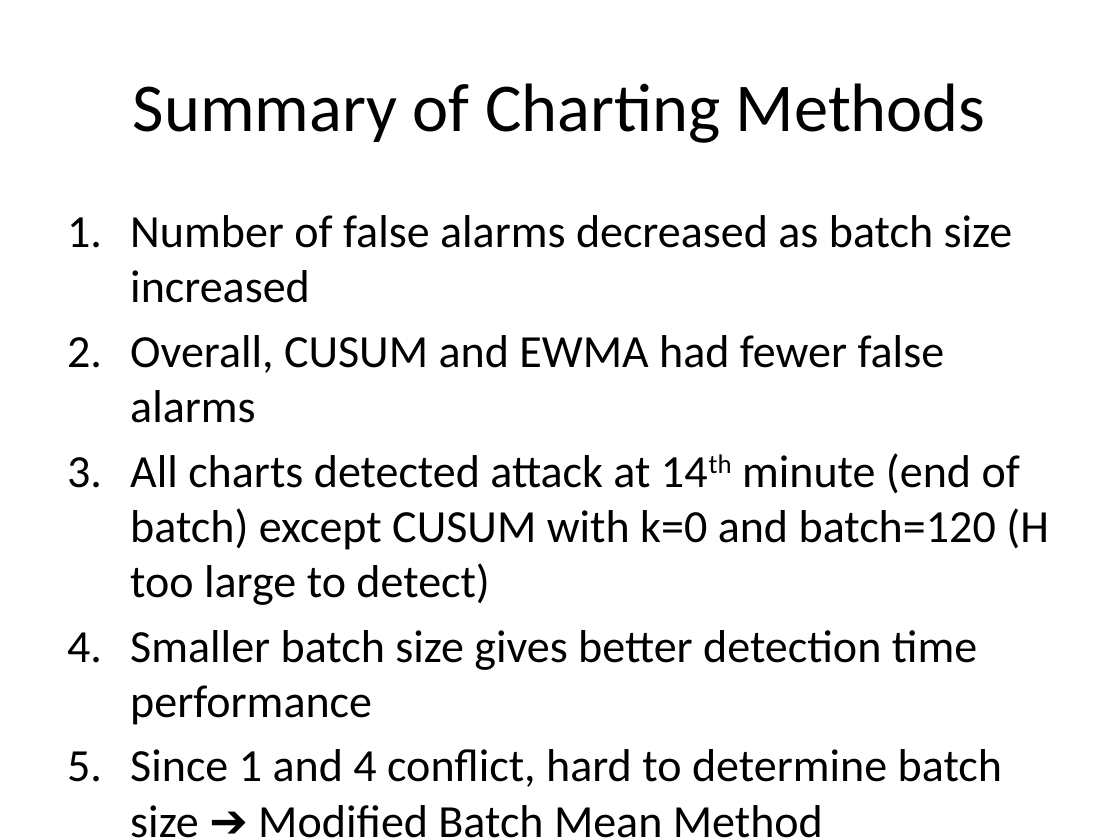
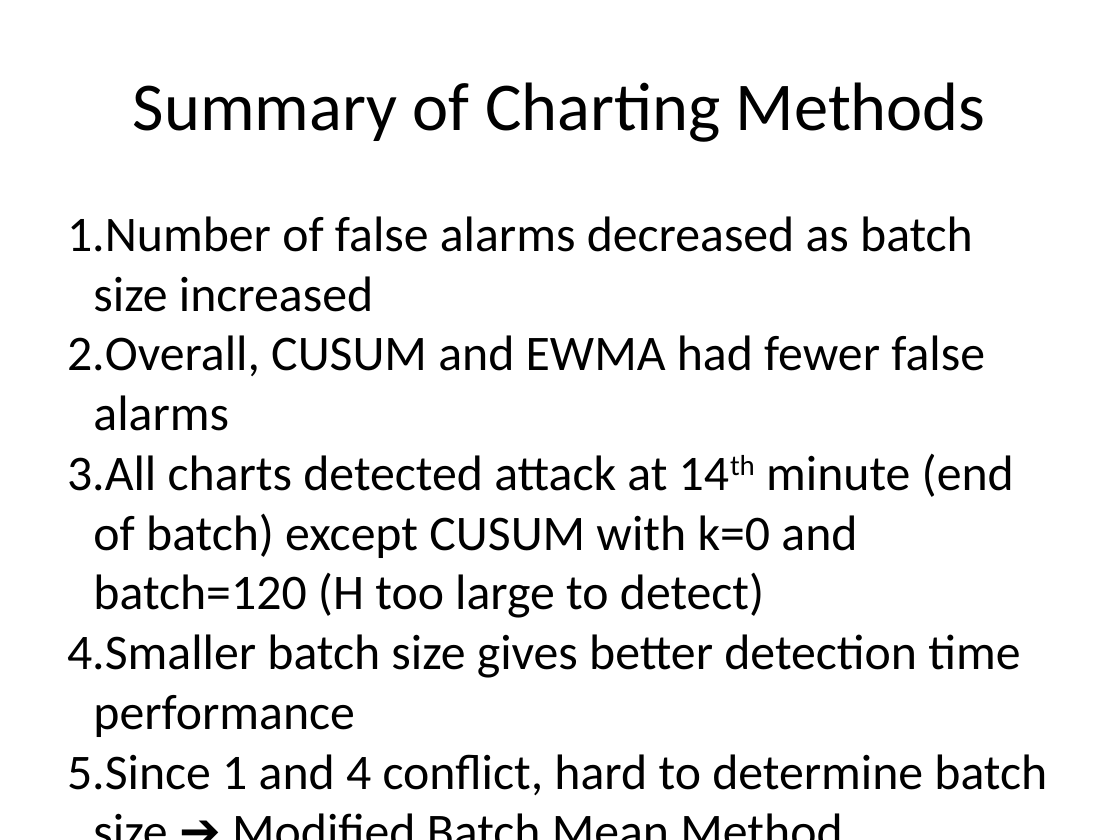
Before and after one commit to gilbertbrian/Statistical-Control-for-Network-Intrusion, a slide deck: slide 11 of Gilbert_-_SPC_Approaches_for_Computer_Network_Intrusion2.pptx. Drawn at 1120x840 pixels with LibreOffice and Linux fonts; fonts in the diff are those of the drawing. Boxes give left, top, right and bottom in pixels: in the first picture for what was removed or moved away, otherwise in the second. Text is boxed around its words. In the diff, an @@ line names an element or a change of style, - is before the commit and + after.

```diff
--- a/Gilbert_-_SPC_Approaches_for_Computer_Network_Intrusion2.pptx
+++ b/Gilbert_-_SPC_Approaches_for_Computer_Network_Intrusion2.pptx
@@ text "Number of false alarms decreased ..." at box(67, 216, 1047, 795): size 29.6 to 32 pt; font Calibri to Arial in "➔"; indent changed; less space between paragraphs @@
```
Also in this commit, not shown: 12 other slides changed.
